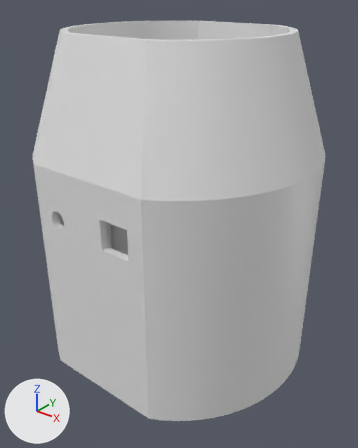
Before and after pictures for a commit that changed the Blender file 3D Objekt/V2/Becher.blend.
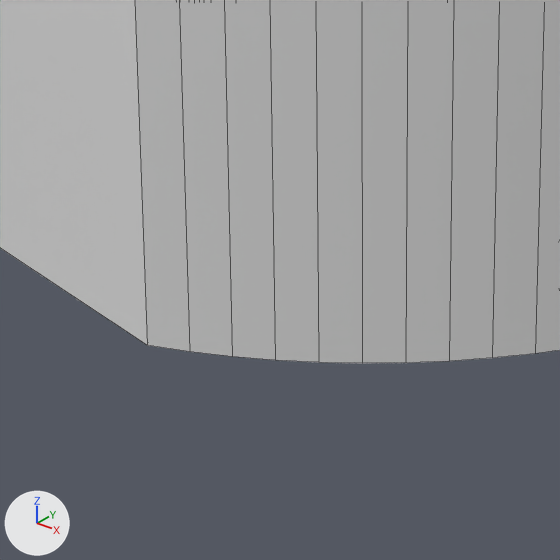
The first picture shows the older version from a camera (50 mm lens) standing at (12.56, -15.7, 6.09) and looking at (0.24, -0.3, -3.46). The close-ups show both versions on the part from 36% to 57% of the width and 83% to 100% of the height of that picture; other places that the commit changed are outside them. Lighting does not change. The marker at lower left points along +X, +Y and +Z. The close-ups show mesh edges as thin lines.

The first close-up shows 'Hauptobjekt'.
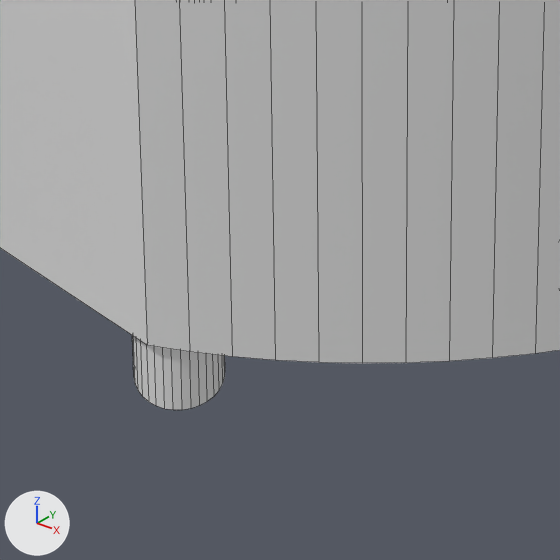
Where the newer file only moved an object's origin or applied its transform, the numbers keep the older frame.

What differs and where, as boxes (x1, y1, x2, y2) in the close-ups (560 x 560 px):
'Gewinde-5', shown: after (132, 335, 225, 410)

What changed in the scene script:
```text
Change me_cylinder_004:
    where me_cylinder_004.from_pydata(...)  # 96 vertices, 66 faces; spans x -0.2..0.2, y -0.2..0.2, z -0.25..0.25
    used by ob_gewinde_5; location = (2.654, -5.007, -9.382); scale = (0.501, 0.501, 1.0)
    me_cylinder_004 part 1: the whole mesh is scaled about its middle by (2.5, 2.5, 2), then moved by (-0.048, 0.09, 0.0)
Change ob_gewinde_5:
    remove ob_gewinde_5.hide_set(True)  # its collection is switched off
```
